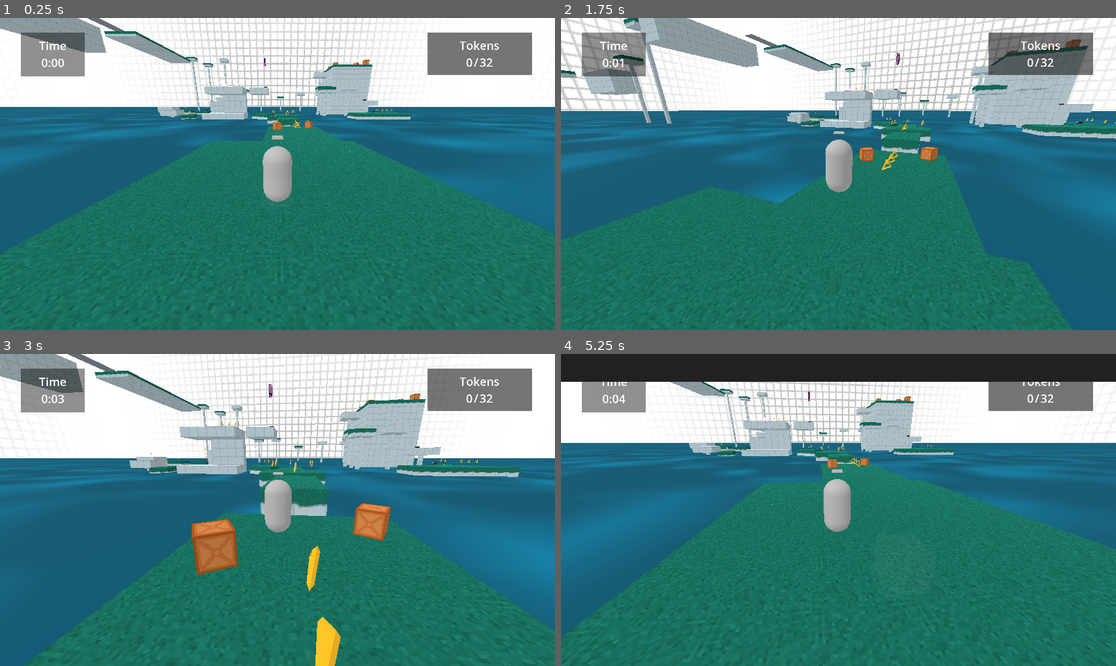
Above: before the commit, frames 1-4 (two rows, left to right).
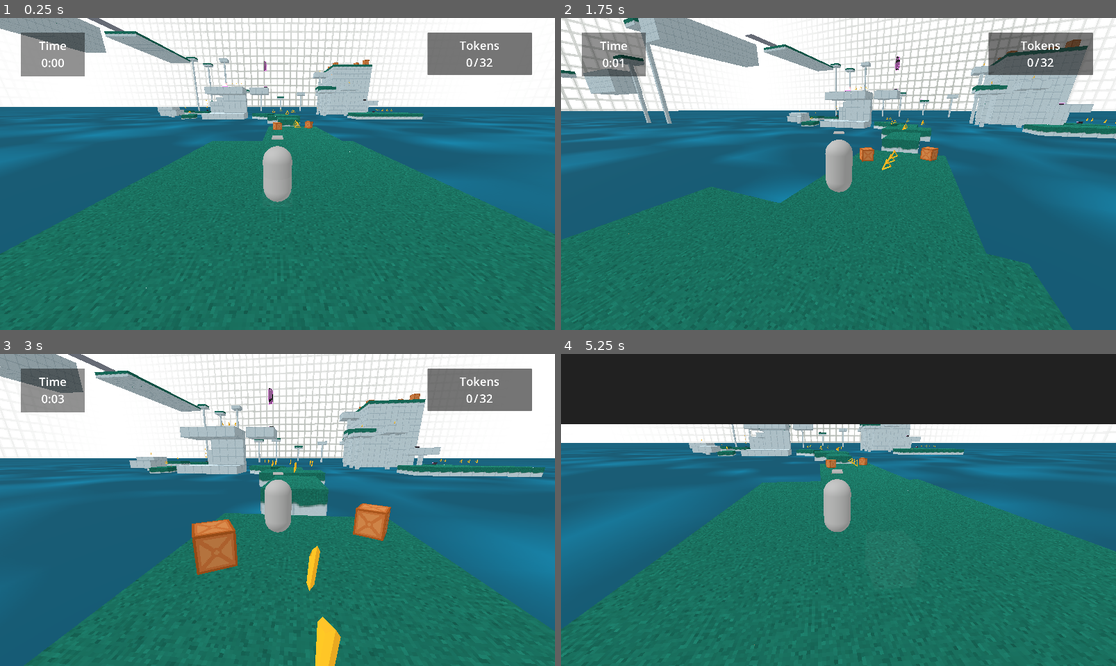
Above: after the commit, the same moments.

Repository: Nigel-Karunaratne/3DPlatformer_Godot4
Game: Godot game, scene res://level_scenes/monument1.tscn
Two runs of this game, one before a commit and one after it. Both use one fixed random seed, a clock stepped at 60 frames per second and the inputs below. The project has no main scene, so this scene is started directly.
Inputs (mouse positions are in pixels of both pictures, inside the frame that each line leads up to):
- Up to frame 1 (0.25 s): no input
- Up to frame 2 (1.75 s): tap Enter at 0.5 s; move the mouse to (866, 174) at 0.52 s; hold W (move_forward) from 0.53 s (still down); tap R at 0.6 s; tap Space (jump) at 0.77, 1.52 s; move the mouse to (810, 174) at 1.27 s; tap T at 1.35 s
- Up to frame 3 (3 s): keep holding W (move_forward); move the mouse to (288, 503) at 2.02 s; hold F 2.03-2.78 s; move the mouse to (271, 516) at 2.77 s; tap R at 2.85 s
- Up to frame 4 (5.25 s): keep holding W (move_forward); tap Space (jump) at 3.02, 3.77, 4.52 s; move the mouse to (877, 513) at 3.52 s; tap T at 3.6 s; move the mouse to (794, 506) at 4.27 s; tap F at 4.35 s; move the mouse to (844, 510) at 5.02 s; tap R at 5.1 s

The runs differ from the first frame. In frame 1, less than 0.1% of the frame differs, in the area x 47-77%, y 12-33%; in frame 2, less than 0.1%; in frame 3, 0.2%; in frame 4, 15%, in the area x 0-100%, y 8-100%.

Commit message:
Updated to work with increased player speed

Diff:
--- a/level_scenes/monument1.tscn
+++ b/level_scenes/monument1.tscn
@@ -37,7 +37,7 @@
 subdivide_depth = 1
 
 [sub_resource type="BoxShape3D" id="BoxShape3D_25oar"]
-size = Vector3(750, 1, 750)
+size = Vector3(750, 3.05506, 750)
 
 [node name="Node3D" type="Node3D"]
 
@@ -301,7 +301,7 @@
 [node name="Interactables" type="Node3D" parent="."]
 
 [node name="Launcher" parent="Interactables" instance=ExtResource("4_6j2ia")]
-transform = Transform3D(-4.37114e-08, 0, -1, 0, 1, 0, 1, 0, -4.37114e-08, -4, 17, -62.5)
+transform = Transform3D(-5.24537e-08, 0, -1.2, 0, 1.2, 0, 1.2, 0, -5.24537e-08, -4, 16, -62.5)
 velocity = 18.0
 overwrite_velocity = true
 additional_direction = Vector3(0, 2, 0)
@@ -723,6 +723,9 @@
 [node name="w1-SmallPlatform8" parent="LevelGeometry" instance=ExtResource("10_qhacn")]
 transform = Transform3D(1, 0, 0, 0, 1, 0, 0, 0, 1, 42, 0.5, -62)
 
+[node name="w1-SmallPlatform16" parent="LevelGeometry" instance=ExtResource("10_qhacn")]
+transform = Transform3D(1, 0, 0, 0, 1, 0, 0, 0, 1, 46, 0.5, -62)
+
 [node name="w1-SmallPlatform2" parent="LevelGeometry" instance=ExtResource("17_yw0xs")]
 transform = Transform3D(1, 0, 0, 0, 1, 0, 0, 0, 1, 39, 0.5, -72)
 
@@ -828,7 +831,7 @@
 [node name="KillArea3D" parent="." instance=ExtResource("27_hi0hi")]
 
 [node name="CollisionShape3D" type="CollisionShape3D" parent="KillArea3D"]
-transform = Transform3D(1, 0, 0, 0, 1, 0, 0, 0, 1, 0, -0.82, 0)
+transform = Transform3D(1, 0, 0, 0, 1, 0, 0, 0, 1, 0, -2.17682, 0)
 shape = SubResource("BoxShape3D_25oar")
 
 [node name="LevelEndArea3D" parent="." instance=ExtResource("30_mr27x")]
